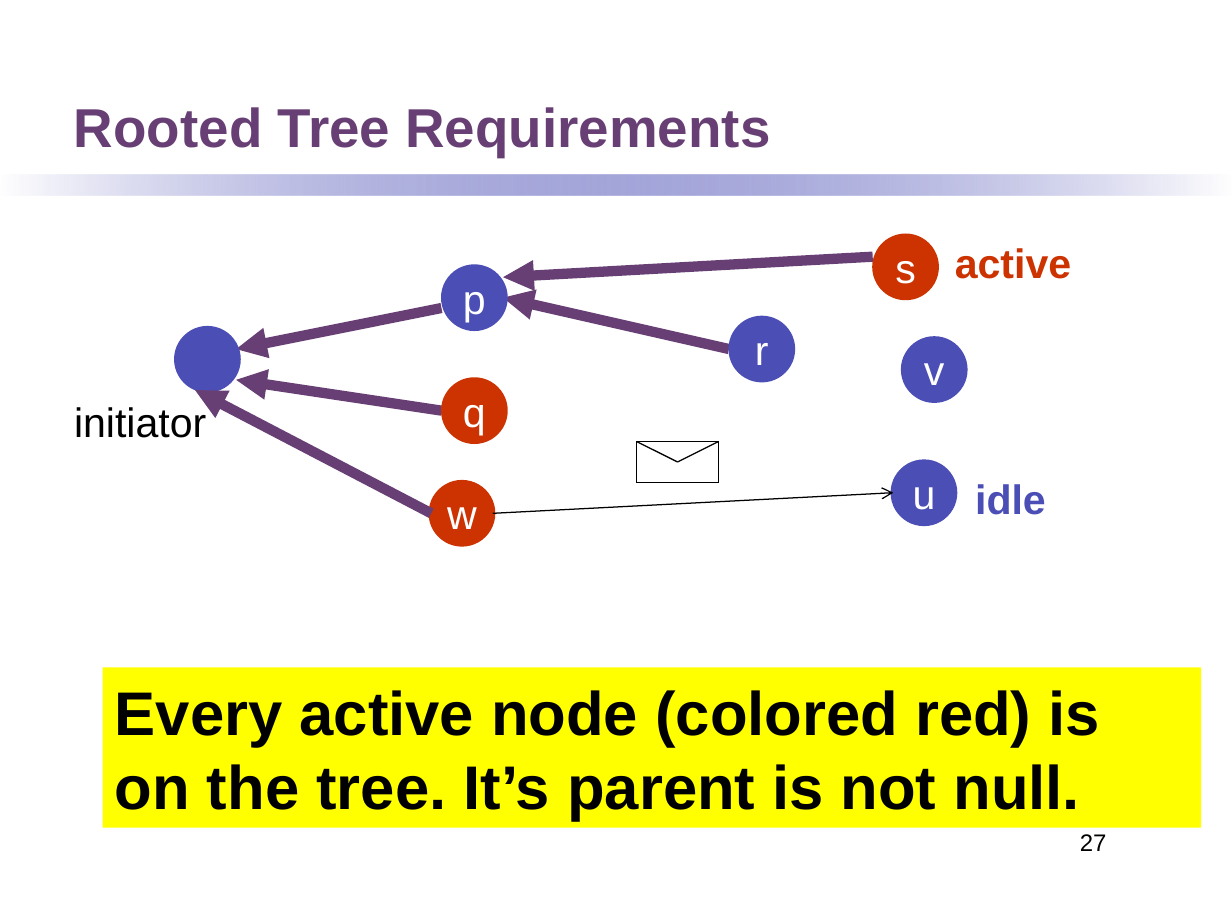
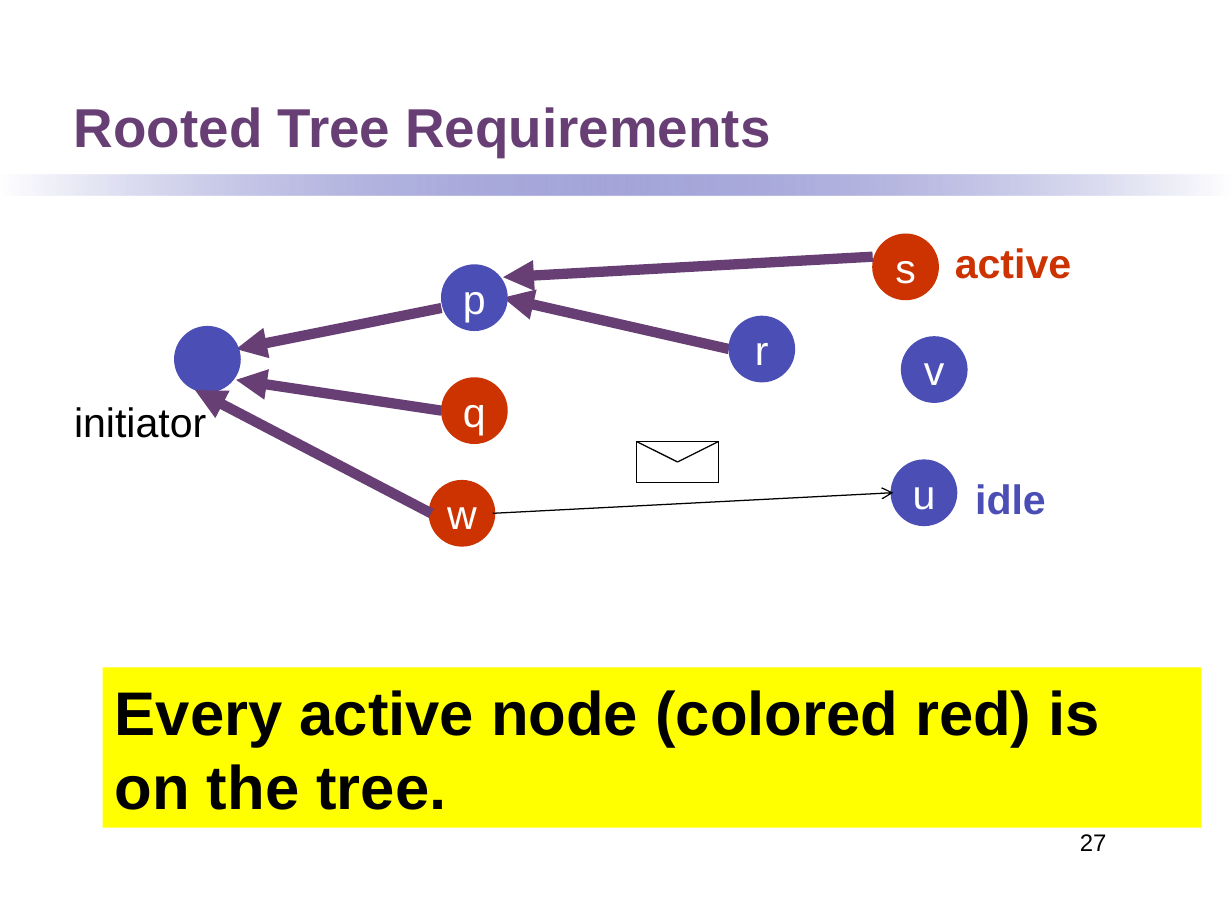
Before and after one commit to kmchandy/kmchandy.github.io, a slide deck: slide 27 of DiffusingComputations/DiffusingComputations.ppt. Drawn at 1232x924 pixels with LibreOffice and Linux fonts; fonts in the diff are those of the drawing. Boxes give left, top, right and bottom in pixels: in the first picture for what was removed or moved away, otherwise in the second. Text is boxed around its words. In the diff, an @@ line names an element or a change of style, - is before the commit and + after.

```diff
--- a/DiffusingComputations/DiffusingComputations.ppt
+++ b/DiffusingComputations/DiffusingComputations.ppt
@@ text in rectangle at <box>115,690,1099,810</box>: text changed @@
-Every active node (colored red) is on the tree. It’s parent is not null.
+Every active node (colored red) is on the tree.
```
Also in this commit, not shown: 6 other slides changed, 1 slide added, 20 other files.
